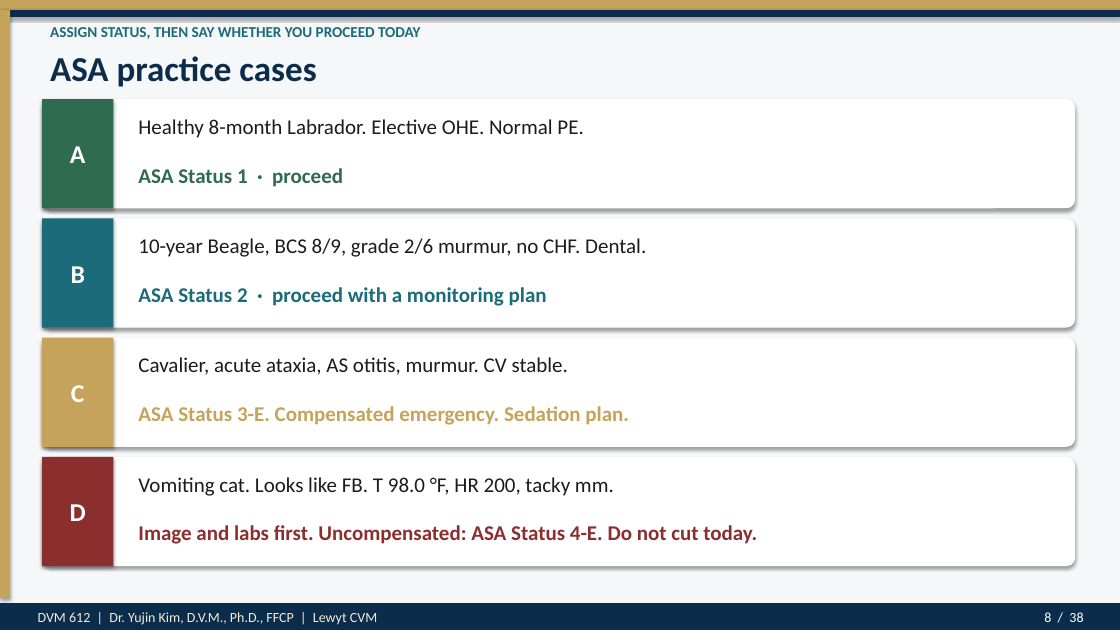
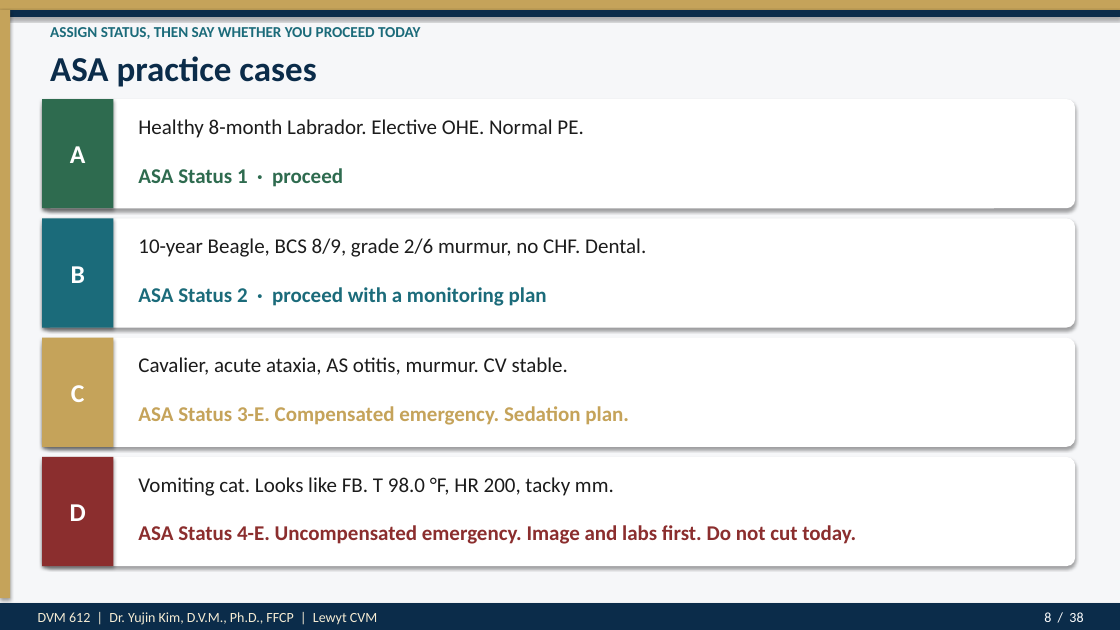
Before and after one commit to drkimvet/happycare, a slide deck: slide 8 of lectures/DVM-612_Week4_Preop_PatientPrep_Postop.pptx. Drawn at 1120x630 pixels with LibreOffice and Linux fonts; fonts in the diff are those of the drawing. Boxes give left, top, right and bottom in pixels: in the first picture for what was removed or moved away, otherwise in the second. Text is boxed around its words. In the diff, an @@ line names an element or a change of style, - is before the commit and + after.

```diff
--- a/lectures/DVM-612_Week4_Preop_PatientPrep_Postop.pptx
+++ b/lectures/DVM-612_Week4_Preop_PatientPrep_Postop.pptx
@@ text at [138,525,856,544]: text changed @@
-Image and labs first. Uncompensated: ASA Status 4-E. Do not cut today.
+ASA Status 4-E. Uncompensated emergency. Image and labs first. Do not cut today.
```
Also in this commit, not shown: 9 other slides changed, 7 other files.
